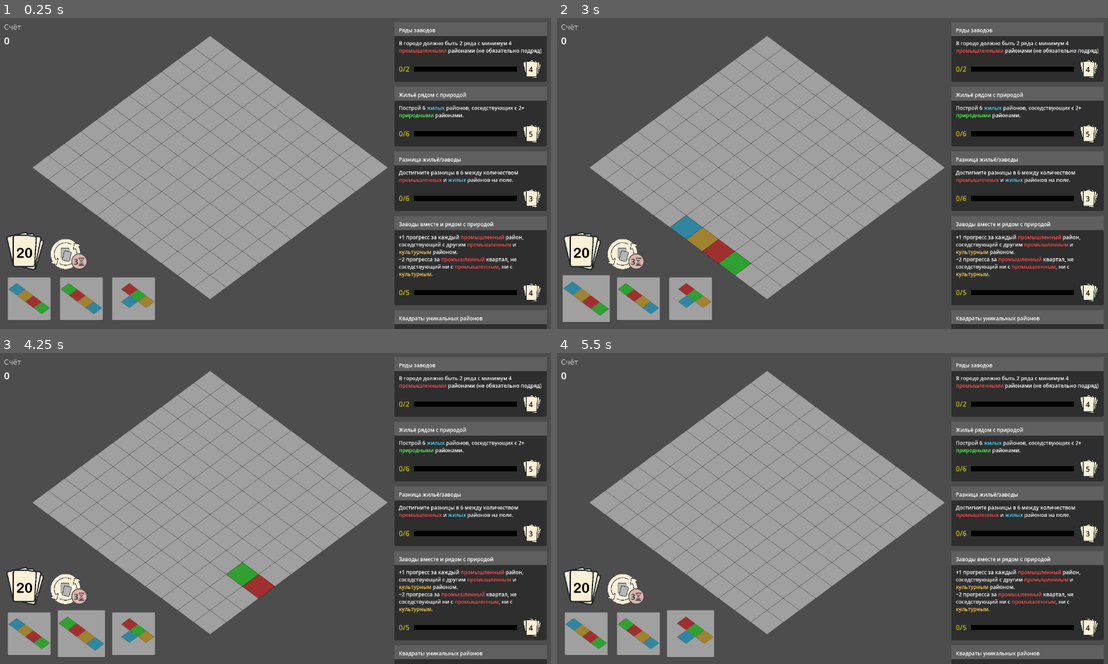
Above: before the commit, frames 1-4 (two rows, left to right).
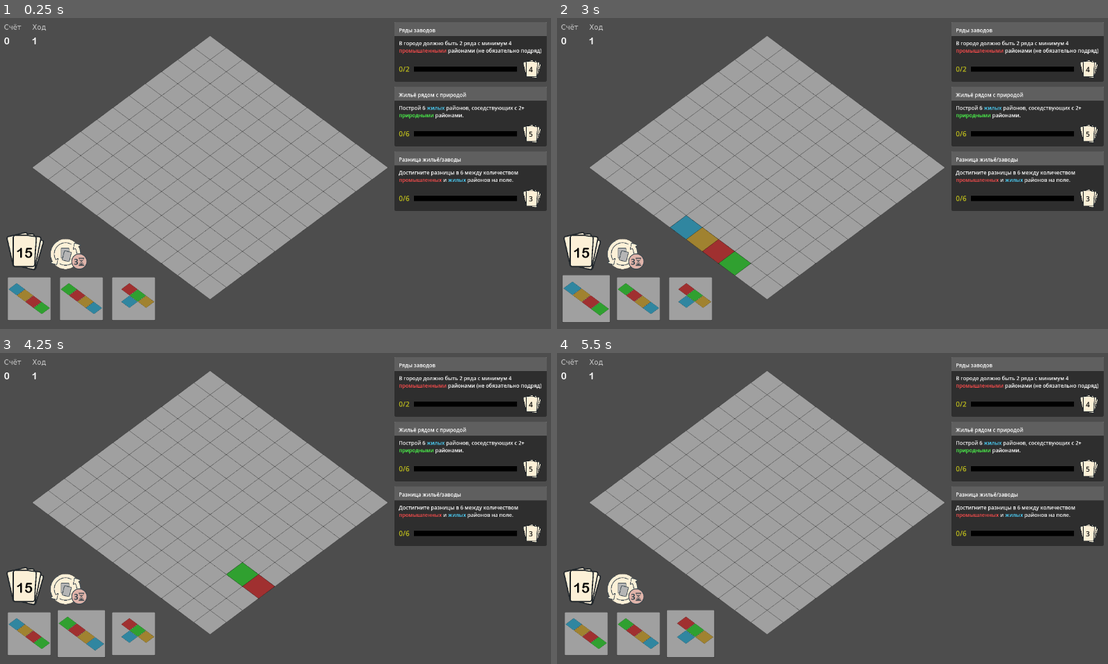
Above: after the commit, the same moments.

Repository: Suruks/Deck-and-Districts-Godot
Game: Godot game, scene res://main.tscn
The game is run twice, just before and just after one commit, with the same random seed, the same clock (stepped at 60 frames per second) and the same inputs.
Inputs (mouse positions are in pixels of both pictures, inside the frame that each line leads up to):
- Up to frame 1 (0.25 s): no input
- Up to frame 2 (3 s): click (623, 254) at 0.52 s; click (623, 254) at 1.27 s; click (623, 254) at 2.02 s; tap Enter at 2.75 s; drag from (584, 297) to (887, 105) at 2.77 s
- Up to frame 3 (4.25 s): tap Space at 3.5 s; drag from (82, 632) to (242, 570) at 3.52 s
- Up to frame 4 (5.5 s): tap Enter at 4.25 s; move the mouse to (689, 632) at 4.27 s; click (689, 632) at 4.42 s; tap Space at 5 s; drag from (799, 570) to (639, 632) at 5.02 s

The runs differ from the first frame. In frame 1, 7.2% of the frame differs, in the area x 3-100%, y 2-100%; in frame 2, 7.2%; in frame 3, 7.2%; in frame 4, 7.2%.

Commit message:
small quest changes + turn number added

Diff:
--- a/QuestDeck.gd
+++ b/QuestDeck.gd
@@ -47,7 +47,7 @@
 	# 2 — Баланс индустрии
 	var q2 = Quest.new()
 	q2.quest_type = "industrial_balance"
-	q2.short_desc = "Заводы вместе и рядом с природой"
+	q2.short_desc = "Заводы вместе и рядом с культурой"
 	q2.description = colorize_text("+1 прогресс за каждый промышленный район, соседствующий с другим промышленным и культурным районом.\n−2 прогресса за промышленный квартал, не соседствующий ни с промышленным, ни с культурным.")
 	q2.reward_cards = 4
 	q2.target_progress = 5
@@ -208,10 +208,10 @@
 
 	var q21 = Quest.new()
 	q21.quest_type = "diverse_neighbors"
-	q21.short_desc = "4 района с разными соседями"
-	q21.description = colorize_text("Построй 4 района, у которых 4 соседа разных типов.")
+	q21.short_desc = "районы с разными соседями"
+	q21.description = colorize_text("Построй 3 района, у которых 4 соседа разных типов.")
 	q21.reward_cards = 5
-	q21.target_progress = 4
+	q21.target_progress = 3
 	quests.append(q21)
 
 	var q22 = Quest.new()
@@ -233,7 +233,7 @@
 	var q24 = Quest.new()
 	q24.quest_type = "residential_isolation"
 	q24.short_desc = "Жильё без заводов рядом"
-	q24.description = colorize_text("Построй 4 жилых района, у которых нет промышленного района в радиусе 2-х клеток")
+	q24.description = colorize_text("Построй 4 жилых района, у которых нет промышленных районов по соседству или диагонали")
 	q24.reward_cards = 3
 	q24.target_progress = 4
 	quests.append(q24)
--- a/QuestManager.gd
+++ b/QuestManager.gd
@@ -16,7 +16,7 @@
 	quest_ui_scene_ref = _quest_ui_scene
 
 # Настройка квестов
-func setup_quests(count := 5):
+func setup_quests(count := 3):
 	if quest_ui_scene_ref == null or not is_instance_valid(active_quests_container):
 		printerr("QuestManager: невозможно настроить квесты.")
 		return
--- a/deck.gd
+++ b/deck.gd
@@ -3,9 +3,9 @@
 
 var cards = []
 
-const max_cards = 40
+const max_cards = 30
 
-func init_deck(count: int = 12):
+func init_deck(count: int):
 	cards.clear()
 	for i in range(count):
 		cards.append(Card.generate_data("random"))
--- a/main.gd
+++ b/main.gd
@@ -3,6 +3,7 @@
 @onready var hand_script: Hand = $CanvasLayer/HandContainer as Hand
 @onready var quest_deck: QuestDeck = QuestDeck.new()
 @onready var score_label: Label = $CanvasLayer/Score
+@onready var turn_label: Label = $CanvasLayer/Turn
 
 var card_manager: CardManager
 var quest_manager: QuestManager
@@ -17,6 +18,7 @@
 var deck_label: Label
 var replace_hand_sprite: TextureButton
 
+var turn = 1
 var total_score = 0
 
 # --- READY ---
@@ -29,7 +31,7 @@
 
 	card_manager = CardManager.new()
 	add_child(card_manager) # Теперь Godot управляет его жизненным циклом!
-	card_manager.init_deck(23)
+	card_manager.init_deck(18)
 
 	card_manager.setup_hand($CanvasLayer)
 	hand_script = card_manager.hand
@@ -182,6 +184,8 @@
 	card_manager.complete_placement_transaction()
 
 	# 6. Обновление UI/Квестов
+	turn += 1
+	turn_label.text = str(turn)
 	_update_deck_ui() # Обновляем счетчик
 	grid_manager.clear_preview()
 	# card_placed.emit() # Если такой сигнал нужен для квестов, излучаем его здесь!
--- a/main.tscn
+++ b/main.tscn
@@ -46,6 +46,16 @@
 text = "Счёт"
 label_settings = SubResource("LabelSettings_h2yge")
 
+[node name="Label2" type="Label" parent="CanvasLayer"]
+offset_left = 87.0
+offset_top = 14.0
+offset_right = 150.0
+offset_bottom = 40.0
+size_flags_horizontal = 8
+size_flags_vertical = 0
+text = "Ход"
+label_settings = SubResource("LabelSettings_h2yge")
+
 [node name="Score" type="Label" parent="CanvasLayer"]
 offset_left = 22.0
 offset_top = 43.0
@@ -55,3 +65,13 @@
 size_flags_vertical = 0
 text = "0"
 label_settings = SubResource("LabelSettings_0xm2m")
+
+[node name="Turn" type="Label" parent="CanvasLayer"]
+offset_left = 86.0
+offset_top = 43.0
+offset_right = 149.0
+offset_bottom = 69.0
+size_flags_horizontal = 8
+size_flags_vertical = 0
+text = "1"
+label_settings = SubResource("LabelSettings_0xm2m")
--- a/quest.gd
+++ b/quest.gd
@@ -391,13 +391,17 @@
 
 	for y in range(grid_size - 1):
 		for x in range(grid_size - 1):
-			var first_type = grid[y][x].type
+			var first_cell = grid[y][x]
+			if first_cell == null:
+				continue
+			var first_type = first_cell.type
 			var is_square := true
 
-			# Проверяем, что все 4 клетки 2x2 совпадают по типу
+			# Проверяем, что все 4 клетки 2x2 существуют и совпадают по типу
 			for dy in range(2):
 				for dx in range(2):
-					if grid[y + dy][x + dx].type != first_type:
+					var cell = grid[y + dy][x + dx]
+					if cell == null or cell.type != first_type:
 						is_square = false
 						break
 				if not is_square:
@@ -591,8 +595,6 @@
 
 
 func _calc_diverse_block(grid, grid_size):
-	var max_diversity := 0
-
 	for y in range(grid_size - 2):
 		for x in range(grid_size - 2):
 			var types := {}
@@ -604,16 +606,19 @@
 					if cell == null:
 						valid = false
 						break
-					types[cell.type] = true
+					var t = cell.type
+					if t in types:
+						valid = false
+						break
+					types[t] = true
 				if not valid:
 					break
 
-			if valid:
-				var diversity = types.keys().size()
-				if diversity > max_diversity:
-					max_diversity = diversity
-
-	return max_diversity
+			if valid and types.size() == 9:
+				return 1
+
+	return 0
+
 
 
 # --- Единый стиль ---
@@ -678,8 +683,8 @@
 				var is_isolated := true
 
 				# Проверка в радиусе 2-х клеток (включая саму клетку, но она не industrial)
-				for dy in range(-2, 3):
-					for dx in range(-2, 3):
+				for dy in range(-1, 2):
+					for dx in range(-1, 2):
 						var nx = x + dx
 						var ny = y + dy
 
